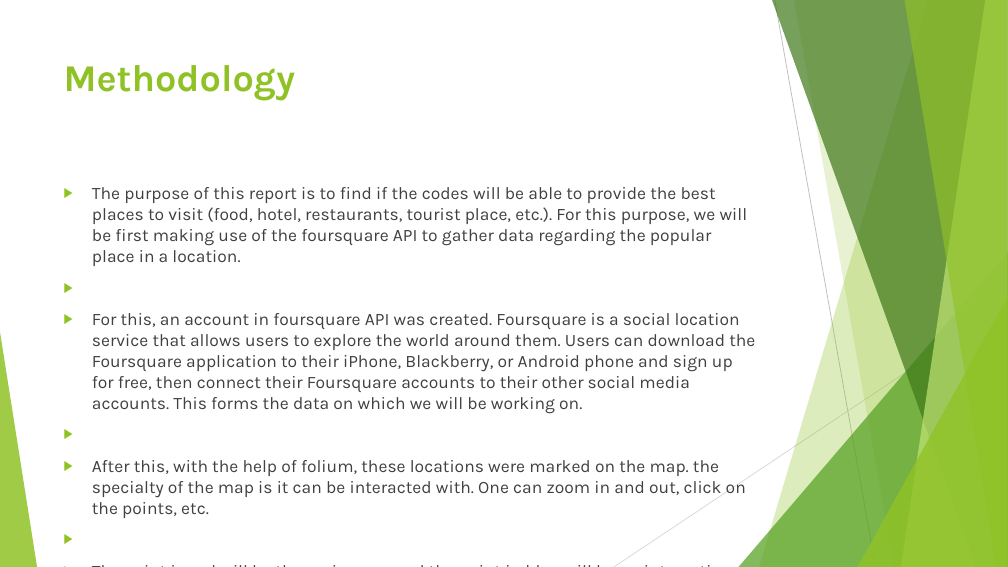
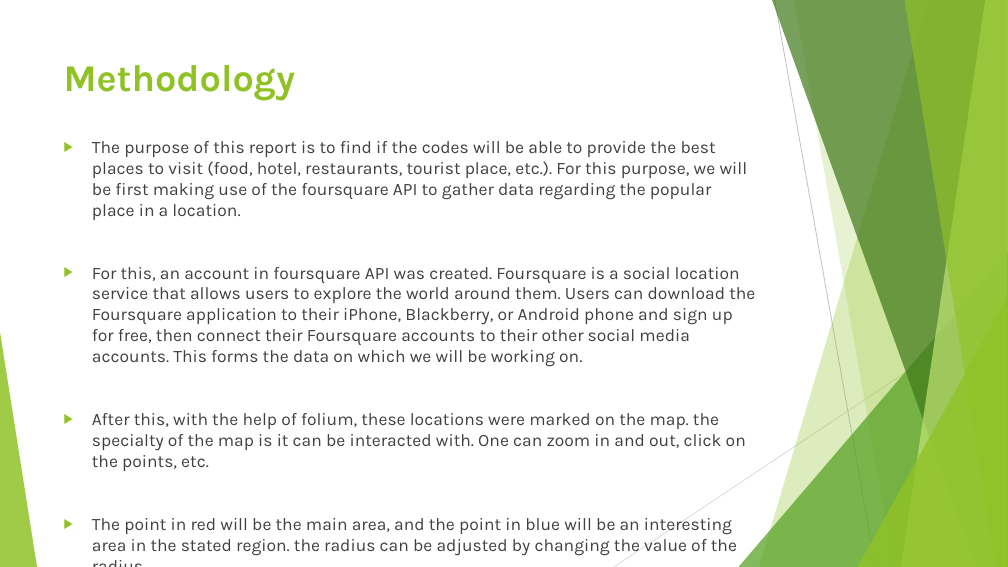
Before and after one commit to alanpauljaxon/CapstoneProject, a slide deck: slide 5 of IBM CAPSTONE PROJECT.pptx. Drawn at 1008x567 pixels with LibreOffice and Linux fonts; fonts in the diff are those of the drawing. Boxes give left, top, right and bottom in pixels: in the first picture for what was removed or moved away, otherwise in the second. Text is boxed around its words. In the diff, an @@ line names an element or a change of style, - is before the commit and + after.

```diff
--- a/IBM CAPSTONE PROJECT.pptx
+++ b/IBM CAPSTONE PROJECT.pptx
@@ text "The purpose of this report ..." rewrapped from (92,187,755,518) to (92,141,755,535) @@
```
Also in this commit, not shown: 3 other slides changed.
